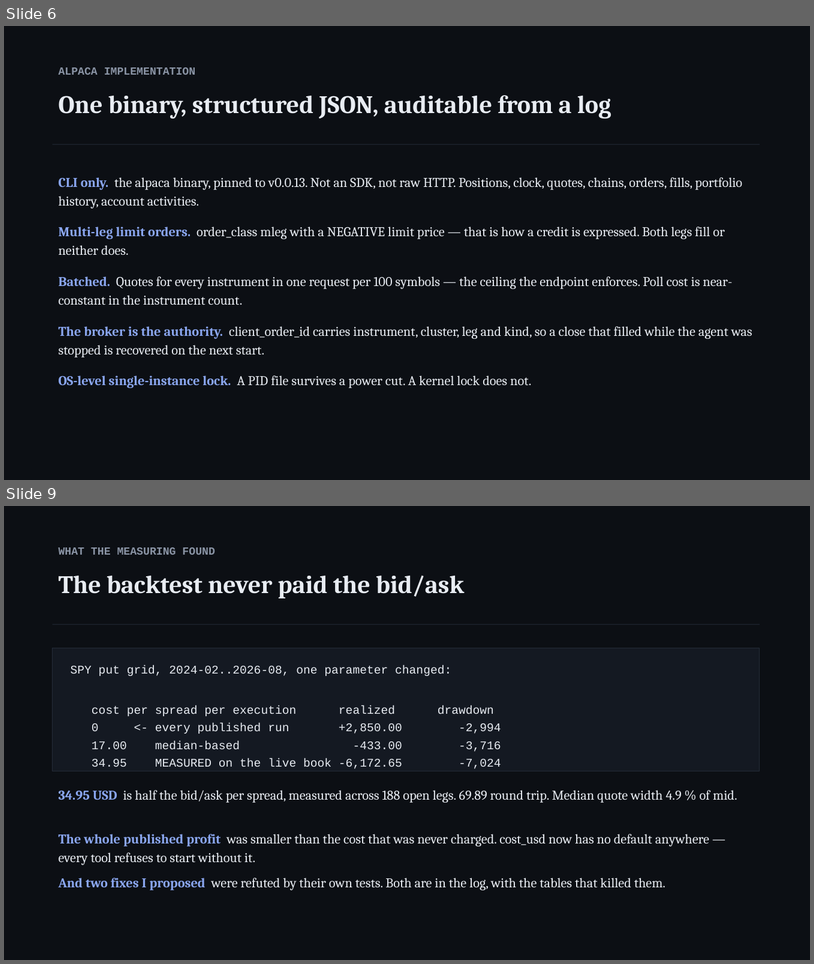
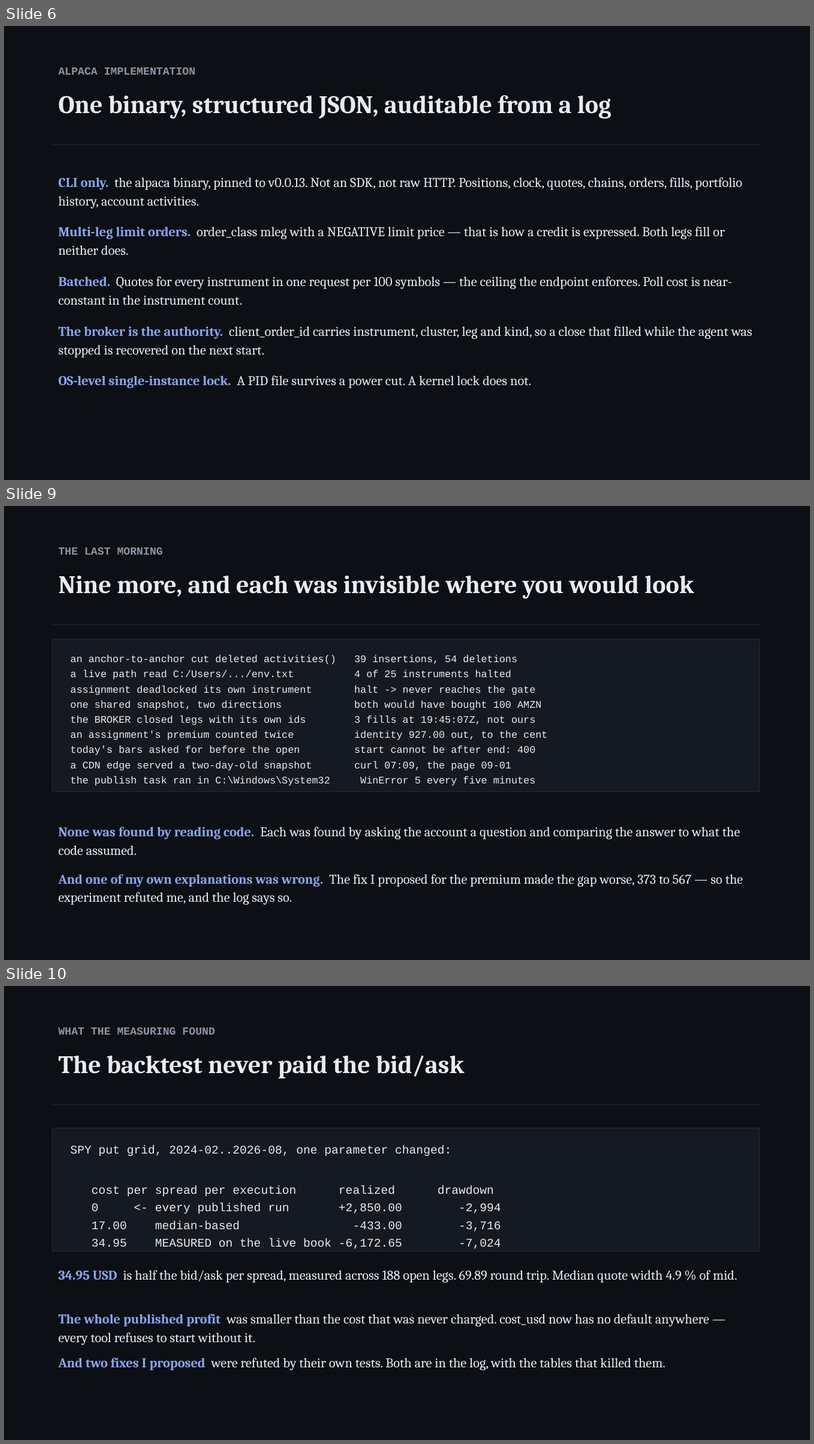
Before and after one commit to Hanky27/KangarooOptions, a slide deck: docs/deck.pptx. Shown one above the other, each under a label of ours: slides 6 and 9 before the commit, slides 6, 9 and 10 after it; the slides between them are not shown. The pictures are 814x964 and 814x1444 pixels, drawn with LibreOffice and Linux fonts; fonts in the diff are those of the drawing. Boxes give left, top, right and bottom in pixels: in the first picture for what was removed or moved away, otherwise in the second. Text is boxed around its words. In the diff, an @@ line names an element or a change of style, - is before the commit and + after.

```diff
--- a/docs/deck.pptx
+++ b/docs/deck.pptx
@@ slide 9 added at (4, 506, 810, 960), background #FFFFFF @@
@@ rectangle added at (4, 506, 810, 960), fill #0C0F14 @@
@@ text added at (59, 547, 163, 555), 13 pt, text #8A94A5, bold @@
+THE LAST MORNING
@@ text added at (59, 575, 694, 599), 30 pt, text #E8ECF2, bold @@
+Nine more, and each was invisible where you would look
@@ rectangle added at (53, 624, 760, 625), fill #242C38 @@
@@ rectangle added at (53, 639, 760, 791), fill #141922, outline #242C38 0.75 pt @@
@@ text added at (71, 655, 548, 786), 12 pt, text #E8ECF2 @@
+an anchor-to-anchor cut deleted activities() 39 insertions, 54 deletions
+a live path read C:/Users/.../env.txt 4 of 25 instruments halted
+assignment deadlocked its own instrument halt -> never reaches the gate
+one shared snapshot, two directions both would have bought 100 AMZN
+the BROKER closed legs with its own ids 3 fills at 19:45:07Z, not ours
+an assignment's premium counted twice identity 927.00 out, to the cent
+today's bars asked for before the open start cannot be after end: 400
+a CDN edge served a two-day-old snapshot curl 07:09, the page 09-01
+the publish task ran in C:\Windows\System32 WinError 5 every five minutes
@@ text added at (59, 826, 740, 855), 16 pt, text #E8ECF2 @@
+None was found by reading code. Each was found by asking the account a question and comparing the answer to what the code assumed.
@@ text added at (59, 874, 743, 904), 16 pt, text #E8ECF2 @@
+And one of my own explanations was wrong. The fix I proposed for the premium made the gap worse, 373 to 567 — so the experiment refuted me, and the log says so.
@@ what was slide 9 is now slide 10 @@
```
Also in this commit, not shown: 4 slides changed, 6 other files.
